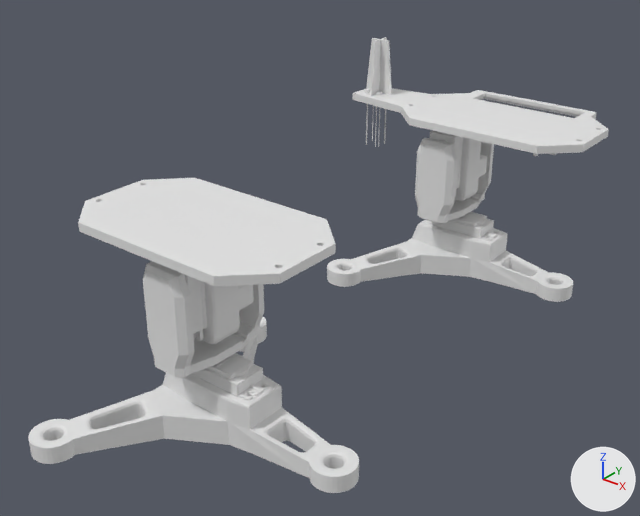
What one commit did to the Blender file Solar follower.blend.
Both versions are drawn from a 50 mm camera at (301.0, -531.0, 293.0) aimed at (-3.0, -151.0, 58.0). Every picture has the same lights, and +X, +Y and +Z are marked at lower right.

The first picture shows 'Cube.002', 'Cube.015', 'Neat Jaiks.001', 'Neat Jaiks.002', 'Neat Jaiks.003', 'Solar Follower (6).001', 'Solar Follower (6).002', 'U frame Adapter', 'U frame Adapter.001', 'solar_tracking_4_LDR (1).001'.
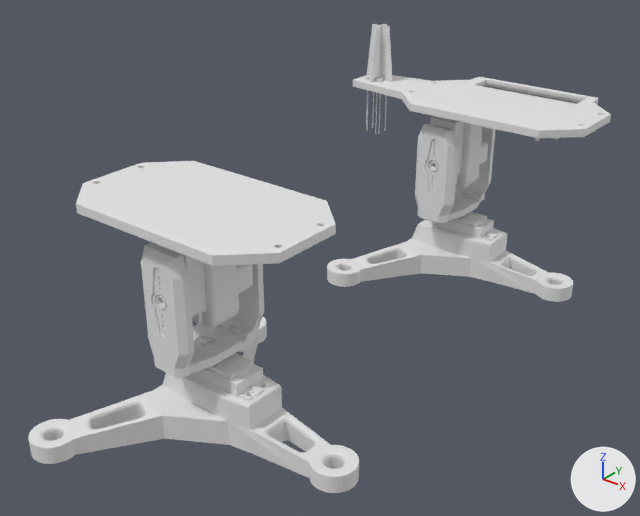
ob_cube_001 is not drawn itself; it is used by a modifier of ob_u_frame_adapter, ob_u_frame_adapter_001.
ob_cube_004 is not drawn itself; it is used by a modifier of ob_u_frame_adapter, ob_u_frame_adapter_001.

Changed parts and their boxes [x1, y1, x2, y2] in the pictures (640 x 516 px):
'U frame Adapter.001', moved
    before: [78, 178, 336, 344]
    after: [76, 161, 336, 327]
'U frame Adapter', moved
    before: [353, 88, 609, 201]
    after: [353, 75, 611, 188]
'Cube.002', reshaped, moved, rescaled (15% taller)
    before: [143, 261, 264, 378]
    after: [141, 243, 264, 378]
'Cube.015', reshaped, moved, rescaled (16% taller)
    before: [415, 138, 494, 224]
    after: [415, 124, 496, 224]
'Neat Jaiks.001', moved
    before: [184, 274, 207, 341]
    after: [152, 244, 206, 336]
'solar_tracking_4_LDR (1).001', moved
    before: [366, 37, 392, 96]
    after: [367, 24, 392, 82]
'Arduino_uno_R3_clip_Base', moved
    before: [533, 153, 558, 156]
    after: [467, 123, 559, 141]
part 1 of me_cube_009, added
    after: [415, 124, 496, 224]
part 2 of me_cube_005, added
    after: [141, 243, 264, 378]

Patch to the scene script:
```diff
--- a/Solar follower.blend.py
+++ b/Solar follower.blend.py
@@ me_cube_009 @@
 # used by ob_cube_015; location = (0.0, 0.0, 51.0); scale = (4.0, 1.96, 2.0)
-me_cube_009.from_pydata(...)  # 186 vertices, 150 faces; spans x -4.0..3.8, y -15.8..15.8, z -5.0..24.5
+me_cube_009.from_pydata(...)  # 596 vertices, 338 faces; spans x -16.0..15.0, y -31.0..31.0, z 41.0..110.0
+# me_cube_009 part 1: 596 vertices added at x -16.0..15.0, y -31.0..31.0, z 41.0..110.0
@@ me_cube_005 @@
 # used by ob_cube_002; location = (0.0, -250.0, 51.0); scale = (4.0, 1.96, 2.0)
-me_cube_005.from_pydata(...)  # 186 vertices, 150 faces; spans x -4.0..3.8, y -15.8..15.8, z -5.0..24.5
+me_cube_005.from_pydata(...)  # 596 vertices, 338 faces; spans x -16.0..15.0, y -31.0..31.0, z 41.0..110.0
+# me_cube_005 part 2: 596 vertices added at x -16.0..15.0, y -31.0..31.0, z 41.0..110.0
@@ ob_u_frame_adapter @@
 ob_u_frame_adapter = bpy.data.objects.new('U frame Adapter', me_u_frame_adapter)
-ob_u_frame_adapter.location = (4.0, 0.0, 117.0)
+ob_u_frame_adapter.location = (4.0, 0.0, 127.0)
 ob_u_frame_adapter.rotation_euler = (0.0, -3.142, 0.0)  # degrees (0, -180, 0)
@@ ob_solar_tracking_4_ldr__1__001 @@
 ob_solar_tracking_4_ldr__1__001 = bpy.data.objects.new('solar_tracking_4_LDR (1).001', me_solar_tracking_4_ldr__1__001)
-ob_solar_tracking_4_ldr__1__001.location = (-68.0, 0.0, 79.0)
+ob_solar_tracking_4_ldr__1__001.location = (-68.0, 0.0, 89.0)
 ob_solar_tracking_4_ldr__1__001.rotation_euler = (0.0, 0.0, 0.785)  # degrees (0, 0, 45)
@@ ob_cube_015 @@
 ob_cube_015 = bpy.data.objects.new('Cube.015', me_cube_009)
-ob_cube_015.location = (0.0, 0.0, 51.0)
-ob_cube_015.scale = (4.0, 1.96, 2.0)
+ob_cube_015.location = (0.0, 0.0, 0.0)
@@ ob_arduino_uno_r3_clip_base @@
 ob_arduino_uno_r3_clip_base = bpy.data.objects.new('Arduino_uno_R3_clip_Base', me_arduino_uno_r3_clip_base)
-ob_arduino_uno_r3_clip_base.location = (49.0, -2.6, 112.0)
+ob_arduino_uno_r3_clip_base.location = (49.0, -2.6, 122.0)
 ob_arduino_uno_r3_clip_base.rotation_euler = (0.0, 3.142, 0.0)  # degrees (0, 180, 0)
@@ ob_cube_001 @@
 ob_cube_001 = bpy.data.objects.new('Cube.001', me_cube_001)
-ob_cube_001.location = (33.3, 38.0, 119.5)
+ob_cube_001.location = (33.3, 38.0, 129.5)
 ob_cube_001.rotation_euler = (-3.142, 0.0, 0.0)  # degrees (-180, 0, 0)
@@ ob_cube_004 @@
 ob_cube_004 = bpy.data.objects.new('Cube.004', me_cube_004)
-ob_cube_004.location = (33.3, 38.0, 119.5)
+ob_cube_004.location = (33.3, 38.0, 129.5)
 ob_cube_004.rotation_euler = (-3.142, 0.0, 0.0)  # degrees (-180, 0, 0)
@@ ob_u_frame_adapter_001 @@
 ob_u_frame_adapter_001 = bpy.data.objects.new('U frame Adapter.001', me_u_frame_adapter_001)
-ob_u_frame_adapter_001.location = (4.0, -250.0, 117.0)
+ob_u_frame_adapter_001.location = (4.0, -250.0, 127.0)
 ob_u_frame_adapter_001.rotation_euler = (0.0, -3.142, 0.0)  # degrees (0, -180, 0)
@@ ob_neat_jaiks_001 @@
 ob_neat_jaiks_001 = bpy.data.objects.new('Neat Jaiks.001', me_neat_jaiks_002)
-ob_neat_jaiks_001.location = (0.0, -274.3, 73.4)
+ob_neat_jaiks_001.location = (0.0, -274.3, 83.4)
 ob_neat_jaiks_001.rotation_euler = (-3.142, 1.571, 0.0)  # degrees (-180, 90, 0)
@@ ob_cube_002 @@
 ob_cube_002 = bpy.data.objects.new('Cube.002', me_cube_005)
-ob_cube_002.location = (0.0, -250.0, 51.0)
-ob_cube_002.scale = (4.0, 1.96, 2.0)
+ob_cube_002.location = (0.0, -250.0, 0.0)
```
